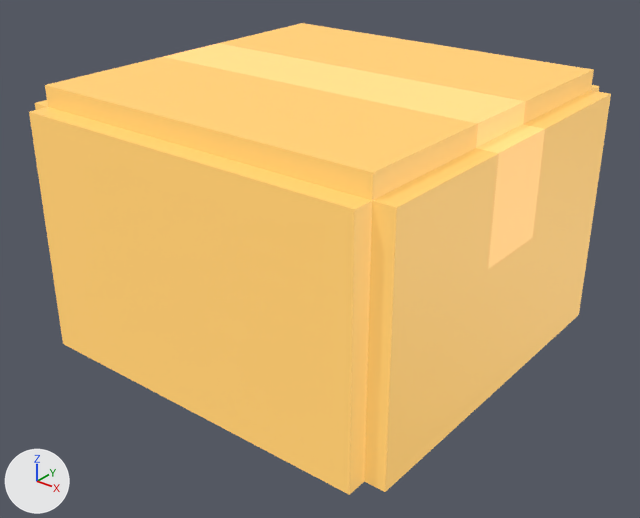
Renders of the FBX model Assets/Models/Obsticals/InsideHouse/Kiste.fbx from each side of a commit.
Camera for both pictures: a 50 mm camera at (1.565, -1.992, 1.457) aimed at (0.026, -0.068, 0.264). Arrows for +X, +Y and +Z are at lower left; the lights stay in place. Where no turn or scale is listed for an object, it has been applied to the vertices.

Before the edit, the objects in view are built like this:
```python
mat_pkmnmastermaterial = bpy.data.materials.new('PkmnMasterMaterial')
mat_pkmnmastermaterial.use_nodes = True; mat_pkmnmastermaterial.node_tree.nodes.clear()
_N = mat_pkmnmastermaterial.node_tree.nodes; _L = mat_pkmnmastermaterial.node_tree.links
n0 = _N.new('ShaderNodeBsdfPrincipled'); n0.name = 'Principled BSDF'
n0.inputs[28].default_value = 1.0  # 'Emission Strength'
n1 = _N.new('ShaderNodeOutputMaterial'); n1.name = 'Material Output'
n2 = _N.new('ShaderNodeTexImage'); n2.name = 'Image Texture'
n2.image = img_pkmnemerald_jpg
n3 = _N.new('ShaderNodeTexImage'); n3.name = 'Image Texture.001'
n3.image = img_pkmnemerald_jpg
_L.new(n2.outputs[0], n0.inputs[0])  # 'Color' to 'Base Color'
_L.new(n3.outputs[0], n0.inputs[27])  # 'Color' to 'Emission Color'
_L.new(n0.outputs[0], n1.inputs[0])  # 'BSDF' to 'Surface'
me_kiste = bpy.data.meshes.new('Kiste')
me_kiste.from_pydata(...)  # 44 vertices, 34 faces; spans x -0.625..0.625, y -0.625..0.625, z 0.0..0.812
me_kiste.materials.append(mat_pkmnmastermaterial)
ob_kiste = bpy.data.objects.new('Kiste', me_kiste)
ob_kiste.location = (0.0, 0.0, 0.0)
```
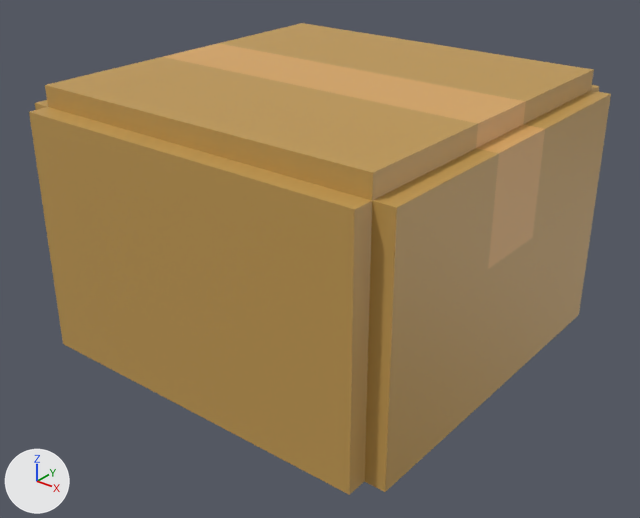
Changed parts and their boxes (x1, y1, x2, y2) in the pictures (640 x 518 px):
'Kiste', surface changed (orange to brown): (29, 23, 611, 495) in both

The change, as a list of edits to the scene's bpy script:
```text
Change mat_pkmnmastermaterial:
    where n0 = _N.new('ShaderNodeBsdfPrincipled'); n0.name = 'Principled BSDF'
    remove n0.inputs[28].default_value = 1.0  # 'Emission Strength'
    remove n3 = _N.new('ShaderNodeTexImage'); n3.name = 'Image Texture.001'
    remove n3.image = img_pkmnemerald_jpg
    remove _L.new(n3.outputs[0], n0.inputs[27])  # 'Color' to 'Emission Color'
```
